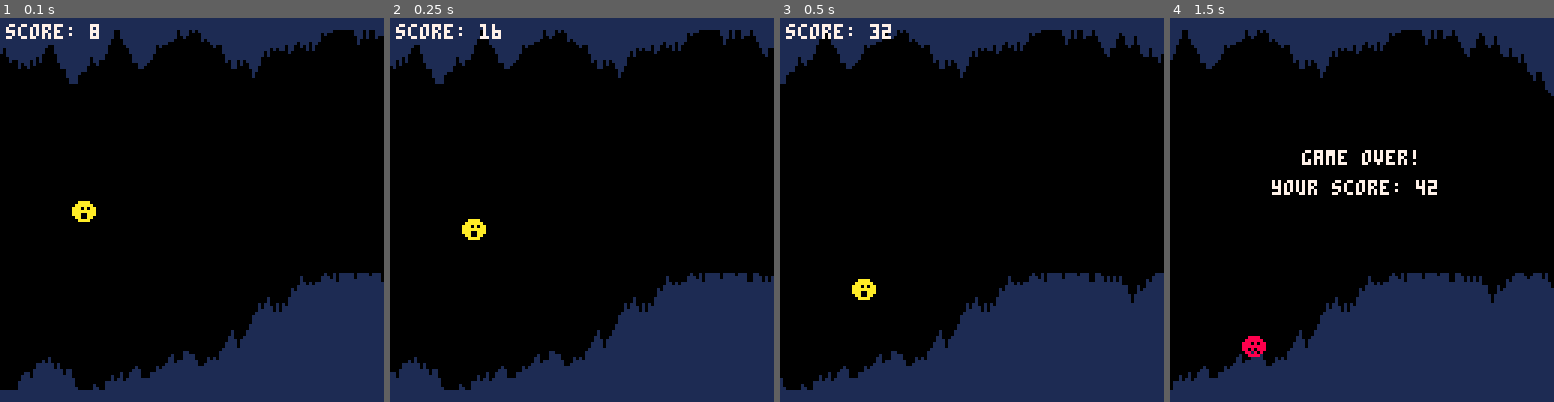
Above: before the commit, frames 1-4 (left to right).
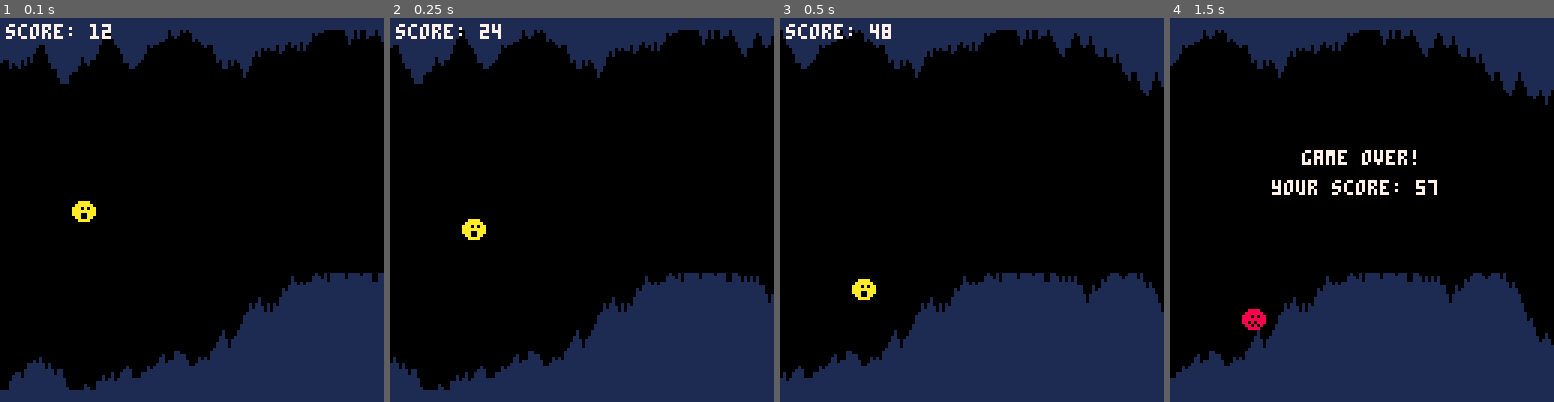
Above: after the commit, the same moments.

Repository: telefunken/pico-8
Game: PICO-8 cartridge cavediver.p8
The game is run twice, just before and just after one commit, with the same random seed, the same clock (stepped at 60 frames per second) and the same inputs.
Inputs:
- Up to frame 1 (0.1 s): no input
- Up to frame 2 (0.25 s): no input
- Up to frame 3 (0.5 s): no input
- Up to frame 4 (1.5 s): no input

The runs differ from the first frame. In frame 1, 3.9% of the frame differs, in the area x 0-100%, y 1-97%; in frame 2, 6.0%; in frame 3, 8.7%; in frame 4, 9.5%, in the area x 0-100%, y 3-97%.

Commit message:
add sound

Diff:
--- a/cavediver.p8
+++ b/cavediver.p8
@@ -36,7 +36,7 @@
  player.rise=1
  player.fall=2
  player.dead=3
- player.speed=2
+ player.speed=3
  player.score=0
 end
 
@@ -54,8 +54,10 @@
  gravity=0.2
  player.dy+=gravity
 
+ --jump
  if(btnp(2)) then
   player.dy=-3
+  sfx(0)
  end
 
  player.y+=player.dy
@@ -68,6 +70,7 @@
   if (cave[i+1].top>player.y
    or cave[i+1].btm<player.y+7) then
    game_over=true
+   sfx(1)
   end
  end
 end
Not shown, changed: the sound effects (__sfx__) section of cavediver.p8
